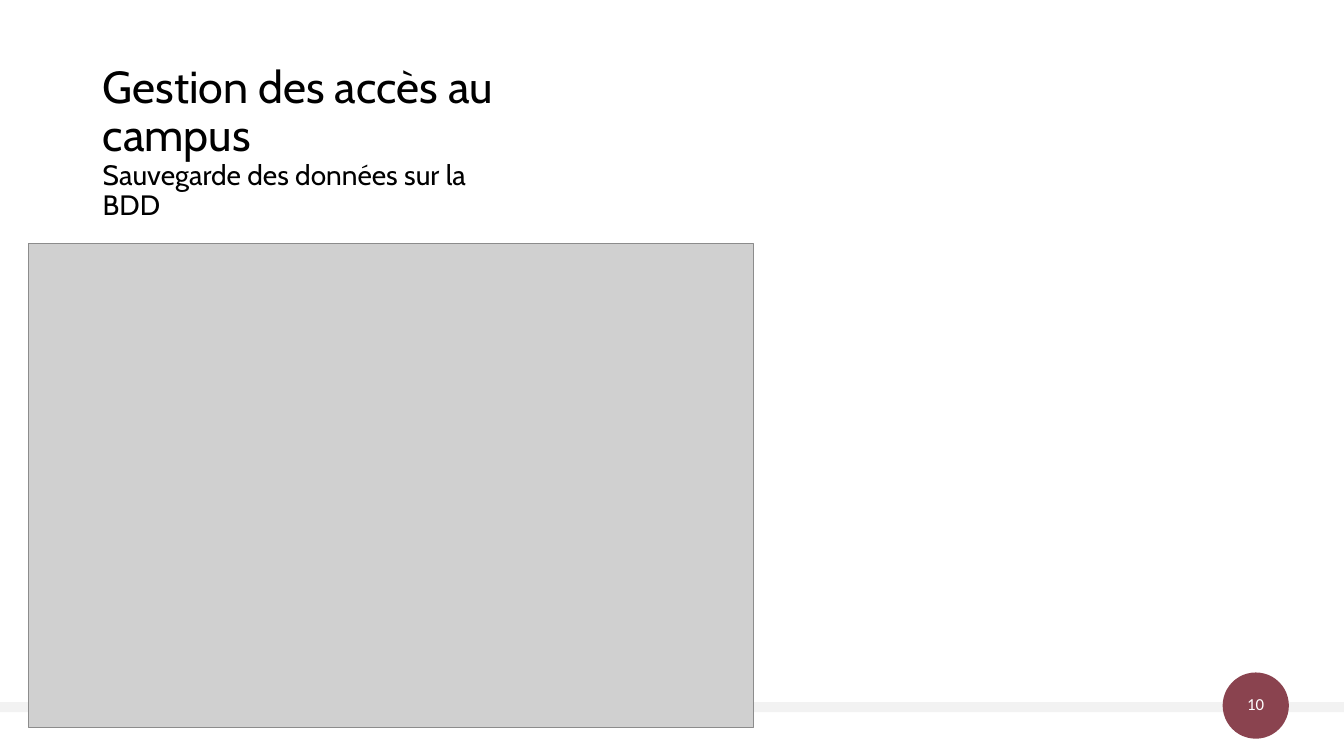
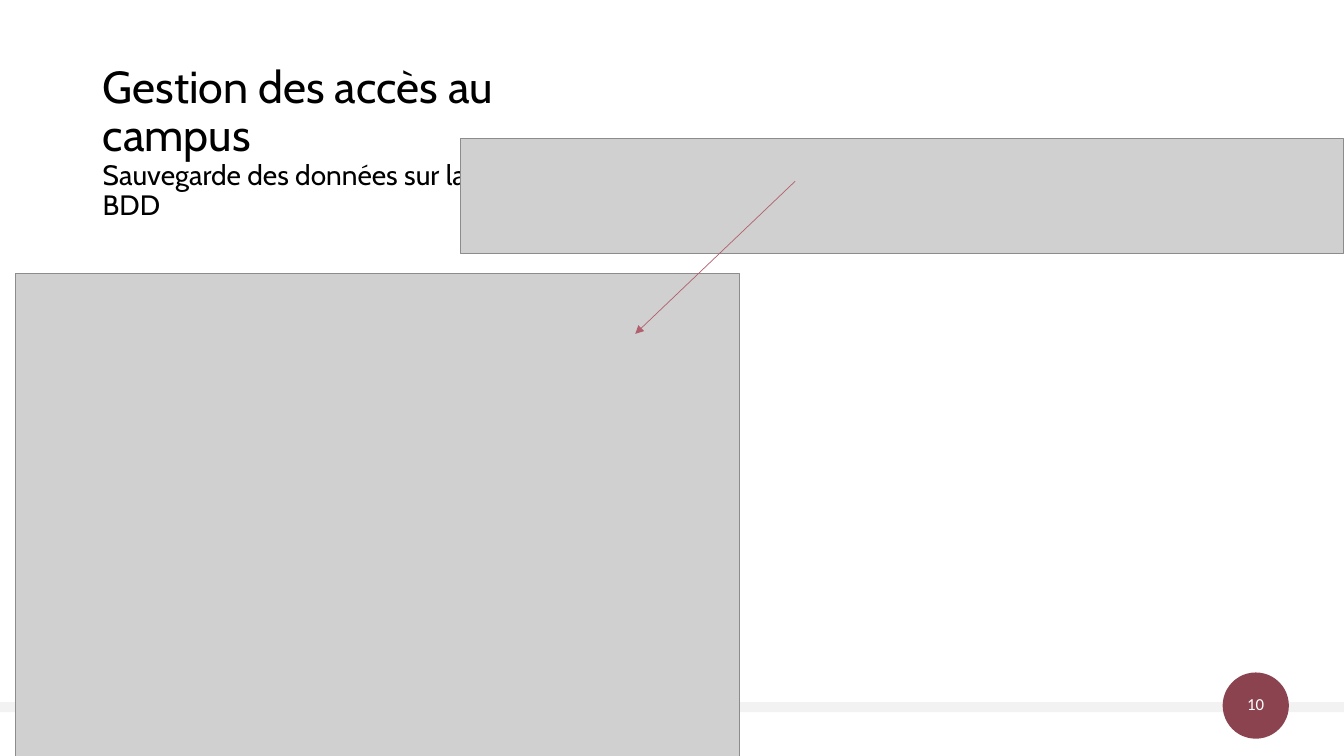
Before and after one commit to AlexandreSaxemard/GestionAccesBatiment, a slide deck: slide 10 of Docs/Gestion des accès au bâtiment.pptx. Drawn at 1344x756 pixels with LibreOffice and Linux fonts; fonts in the diff are those of the drawing; grey boxes stand for pictures. Boxes give left, top, right and bottom in pixels: in the first picture for what was removed or moved away, otherwise in the second. Text is boxed around its words. In the diff, an @@ line names an element or a change of style, - is before the commit and + after.

```diff
--- a/Docs/Gestion des accès au bâtiment.pptx
+++ b/Docs/Gestion des accès au bâtiment.pptx
@@ picture added at [461, 139, 1344, 254] @@
@@ arrow added from (796, 181) to (635, 334), #B2606E 0.5 pt @@
@@ picture: place and size @@
-picture at [29, 244, 754, 728]
+picture at [15, 273, 740, 756]
```
Also in this commit, not shown: 5 other slides changed.
